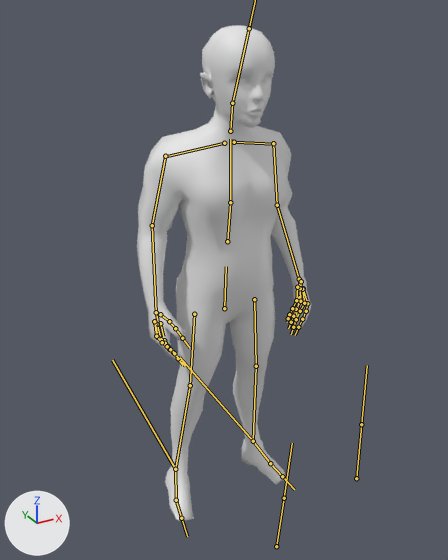
An edit to the FBX model Assets/Models/3D/human.fbx, drawn before and after from the same camera.
Both versions are drawn from a 50 mm lens placed at (-3.42, -6.33, 6.35), pointed at (-0.04, -0.2, 3.29). Every picture has the same lights, and +X, +Y and +Z are marked at lower left. Both versions are drawn at frame 16 of the action 'metarig|StandBy'; the numbers are the values there. The bones that bend it are drawn over the model as lines.

In view in the first picture: 'body'.
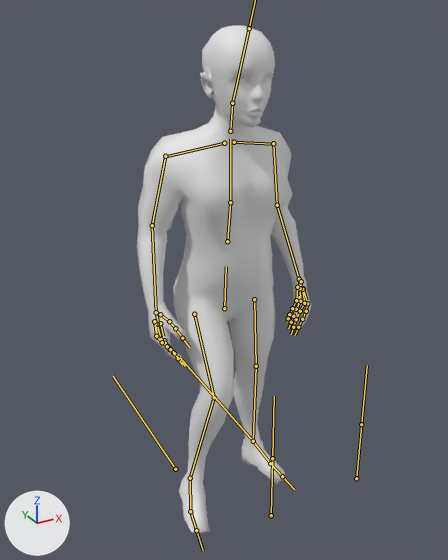
Pixel boxes (x1, y1, x2, y2) of what changed, in the pictures (448 x 560 px):
'body', posed
    before: (137, 25, 311, 522)
    after: (137, 25, 311, 534)
bone 'thigh.R', root to tip
    before: (194, 314) to (190, 385)
    after: (194, 314) to (214, 397)
bone 'shin.R', root to tip
    before: (190, 385) to (175, 469)
    after: (214, 397) to (190, 478)
bone 'foot.R', root to tip
    before: (175, 469) to (176, 500)
    after: (190, 478) to (190, 511)

The change in detail:
Bone 'thigh.R' (bone_thigh_r) turns from (0, 0, 0) to (-36, 0, -1) degrees about its own x, y and z.
Bone 'shin.R' (bone_shin_r) turns from (0, 0, 0) to (41, -1, 2) degrees about its own x, y and z.
Bone 'foot.R' (bone_foot_r) turns from (7, -1, -1) to (2, 1, -2) degrees about its own x, y and z.
